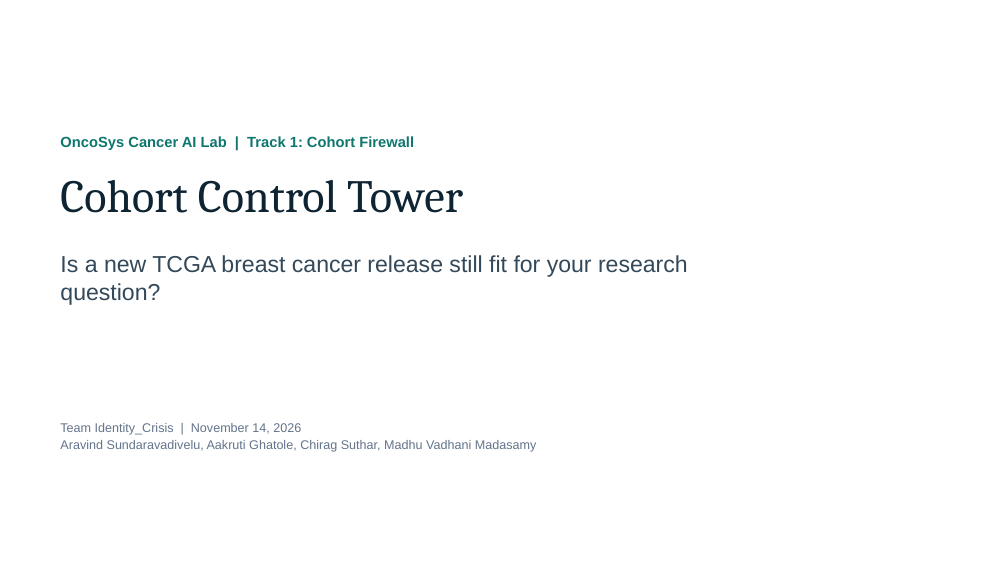
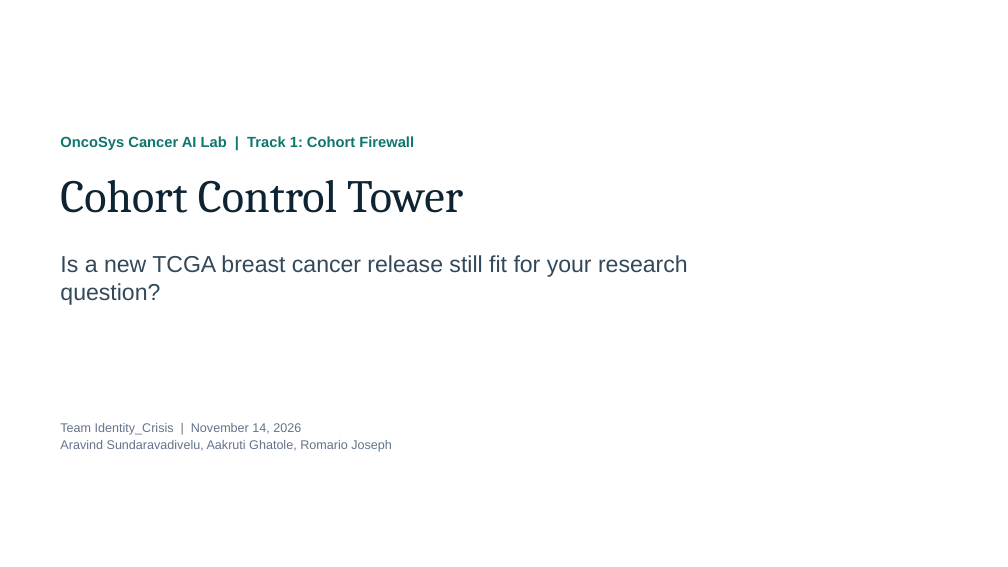
Before and after one commit to AravindKumar2504/identity-crisis-control-tower, a slide deck: slide 1 of docs/Cohort-Control-Tower-pitch.pptx. Drawn at 1008x567 pixels with LibreOffice and Linux fonts; fonts in the diff are those of the drawing. Boxes give left, top, right and bottom in pixels: in the first picture for what was removed or moved away, otherwise in the second. Text is boxed around its words. In the diff, an @@ line names an element or a change of style, - is before the commit and + after.

```diff
--- a/docs/Cohort-Control-Tower-pitch.pptx
+++ b/docs/Cohort-Control-Tower-pitch.pptx
@@ text at [60,440,392,452]: text changed @@
-Aravind Sundaravadivelu, Aakruti Ghatole, Chirag Suthar, Madhu Vadhani Madasamy
+Aravind Sundaravadivelu, Aakruti Ghatole, Romario Joseph
```
Also in this commit, not shown: 4 other slides changed, 2 slides added.
